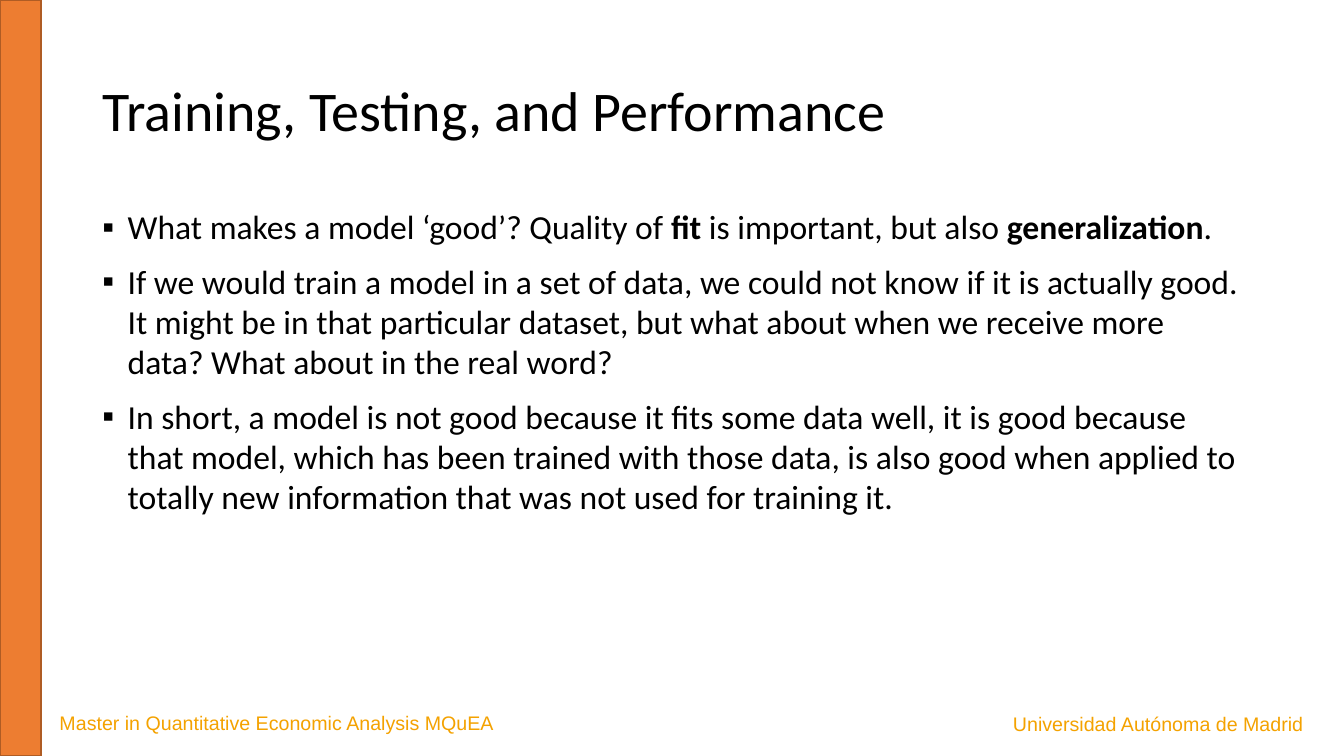
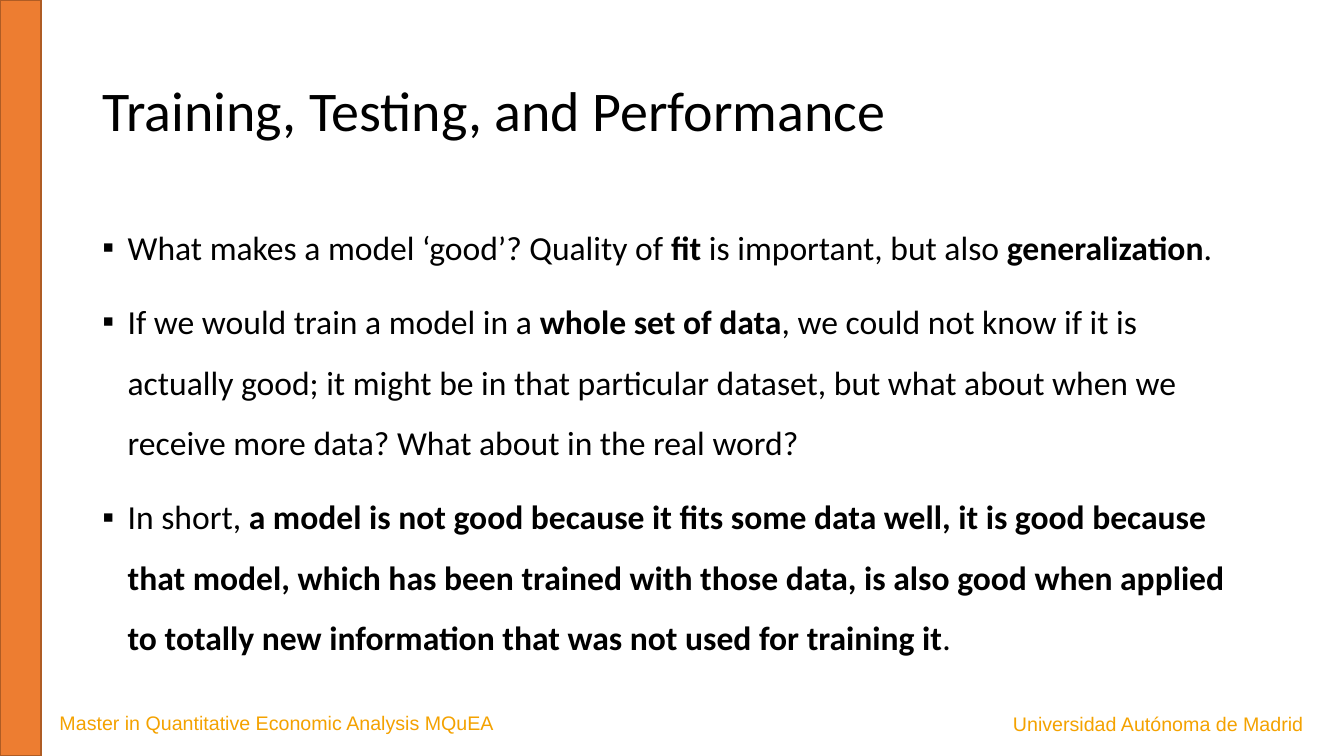
Before and after one commit to JavierBas/IMLEF-MQuEA, a slide deck: slide 9 of Course content/Slides/Topic 1 What is ML.pptx. Drawn at 1344x756 pixels with LibreOffice and Linux fonts; fonts in the diff are those of the drawing. Boxes give left, top, right and bottom in pixels: in the first picture for what was removed or moved away, otherwise in the second. Text is boxed around its words. In the diff, an @@ line names an element or a change of style, - is before the commit and + after.

```diff
--- a/Course content/Slides/Topic 1 What is ML.pptx
+++ b/Course content/Slides/Topic 1 What is ML.pptx
@@ text at (x1=128, y1=236, x2=1224, y2=656): bold on in "a model is not good because it ..."; line spacing 1 to 1.5 @@
@@ text at (x1=128, y1=310, x2=1176, y2=456): text changed @@
-▪ If we would train a model in a set of data, we could not know if it is actually good. It might be in that particular dataset, but what about when we receive more data? What about in the real word?
+▪ If we would train a model in a whole set of data, we could not know if it is actually good; it might be in that particular dataset, but what about when we receive more data? What about in the real word?
```
Also in this commit, not shown: 10 other slides changed, 1 other file.
